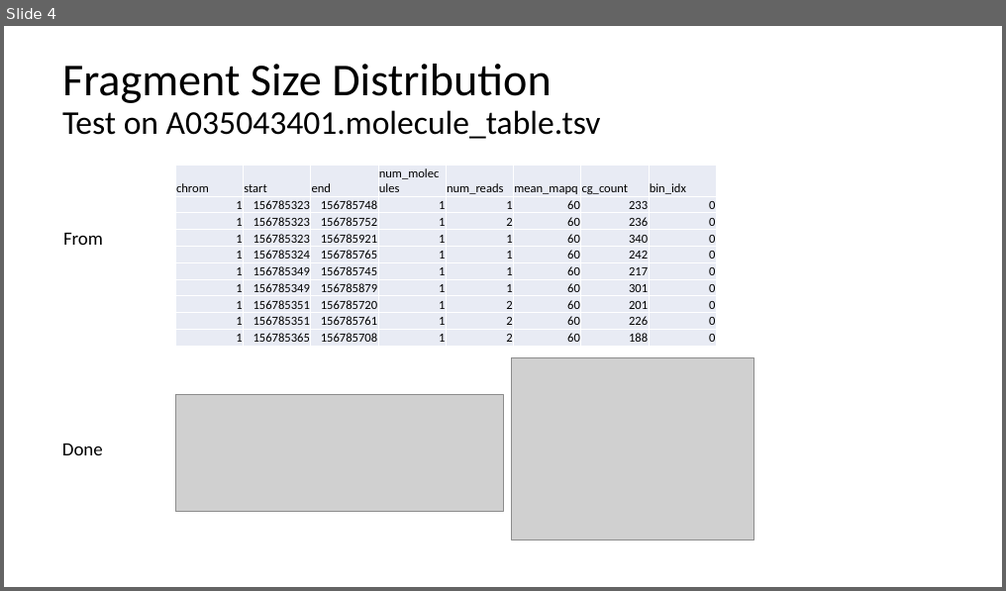
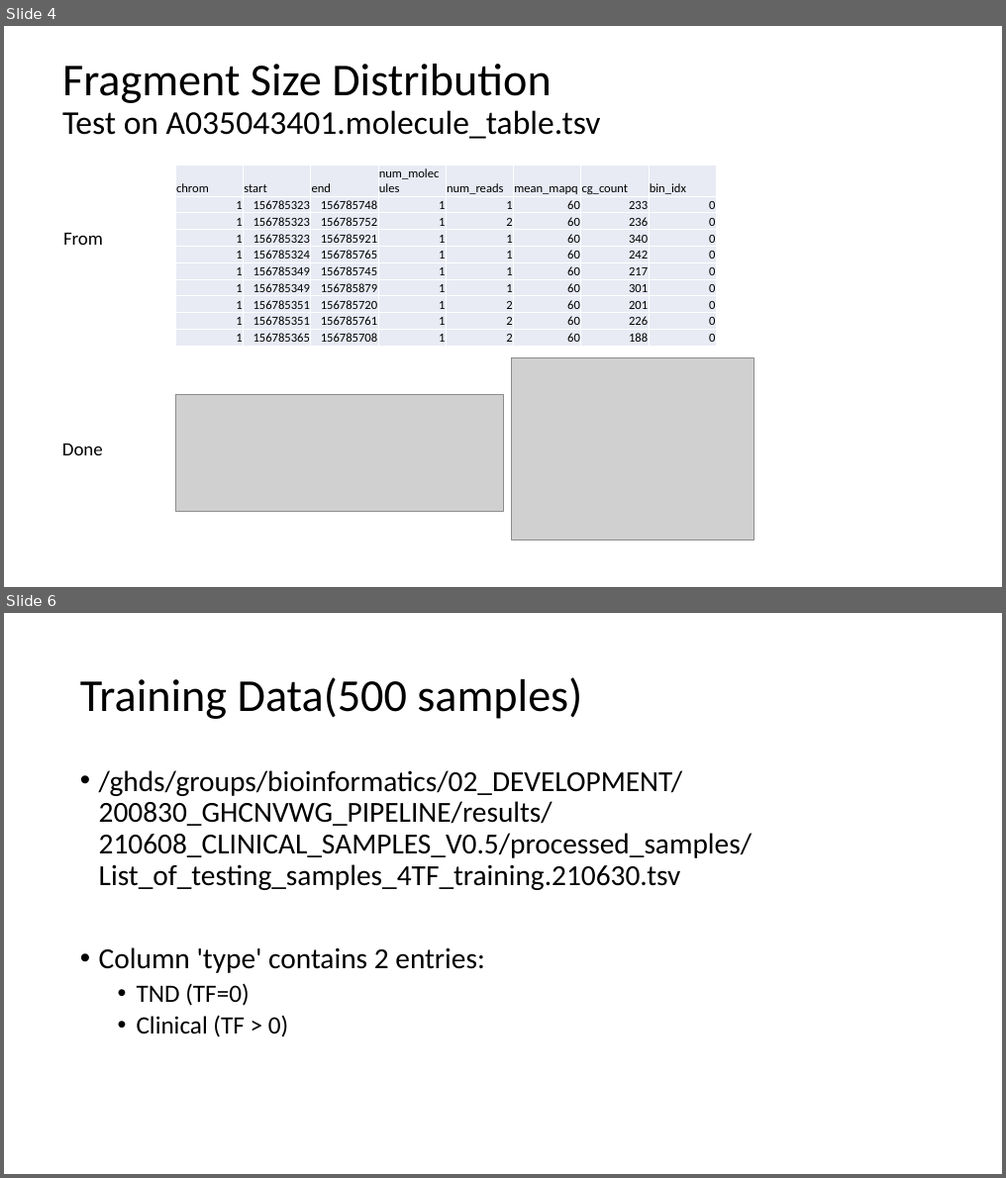
Before and after one commit to gh-xili/gh-xili, a slide deck: Week3/week3_cancer_fraction.pptx. Shown one above the other, each under a label of ours: slide 4 before the commit, slides 4 and 6 after it; the slides between them are not shown. The pictures are 1006x591 and 1006x1178 pixels, drawn with LibreOffice and Linux fonts; fonts in the diff are those of the drawing; grey boxes stand for pictures. Boxes give left, top, right and bottom in pixels: in the first picture for what was removed or moved away, otherwise in the second. Text is boxed around its words. In the diff, an @@ line names an element or a change of style, - is before the commit and + after.

```diff
--- a/Week3/week3_cancer_fraction.pptx
+++ b/Week3/week3_cancer_fraction.pptx
@@ slide 6 added at (4, 613, 1002, 1174), background #FFFFFF @@
@@ title added at (80, 677, 582, 719), 44 pt, text #000000 @@
+Training Data(500 samples)
@@ text added at (99, 770, 751, 1038), 28 pt, text #000000 @@
+• /ghds/groups/bioinformatics/02_DEVELOPMENT/200830_GHCNVWG_PIPELINE/results/210608_CLINICAL_SAMPLES_V0.5/processed_samples/List_of_testing_samples_4TF_training.210630.tsv
+• Column 'type' contains 2 entries:
+  • TND (TF=0)
+  • Clinical (TF > 0)
```
Also in this commit, not shown: 1 slide changed, 3 other slides added, 1 slide removed, 6 other files.
